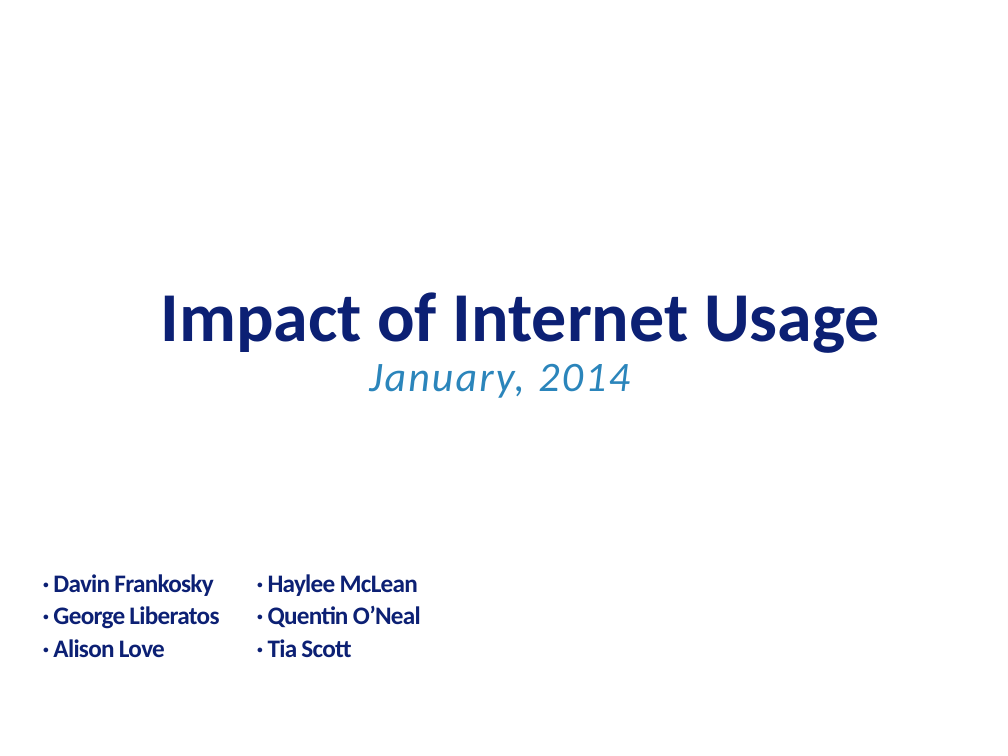
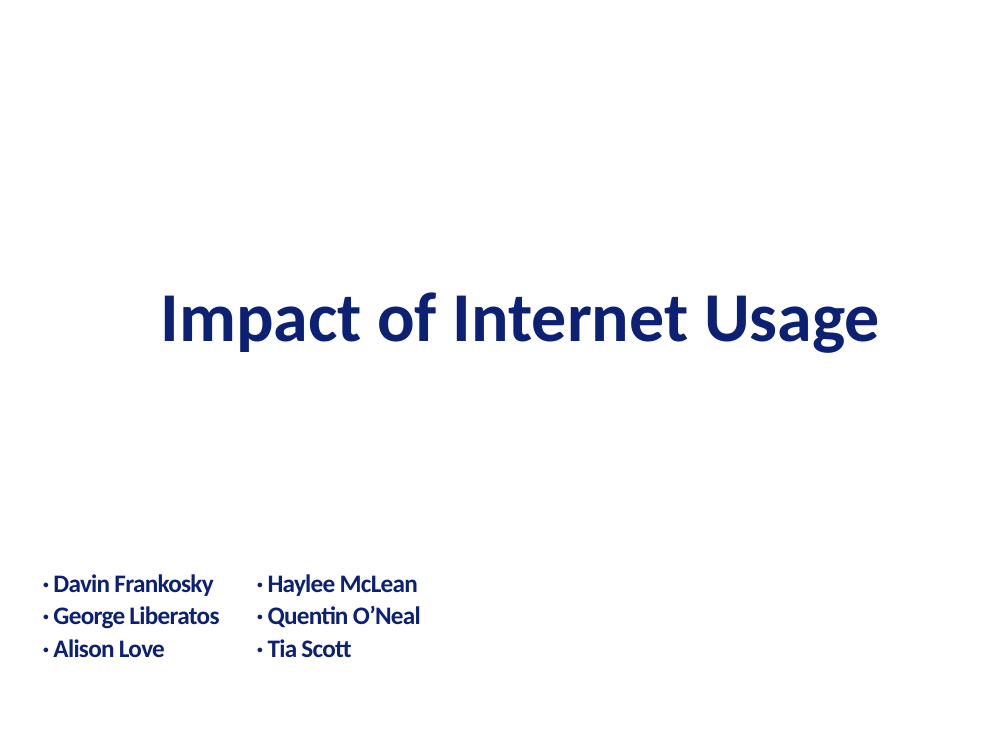
Before and after one commit to tiascott01/07_GroupProject1, a slide deck: slide 1 of Data Presentation.pptx. Drawn at 1008x756 pixels with LibreOffice and Linux fonts; fonts in the diff are those of the drawing; background and template pictures are left out. Boxes give left, top, right and bottom in pixels: in the first picture for what was removed or moved away, otherwise in the second. Text is boxed around its words. In the diff, an @@ line names an element or a change of style, - is before the commit and + after.

```diff
--- a/Data Presentation.pptx
+++ b/Data Presentation.pptx
@@ text removed at (369,364,629,398) @@
-January, 2014
```
Also in this commit, not shown: 4 other slides changed, 18 slides added, 20 slides removed.
